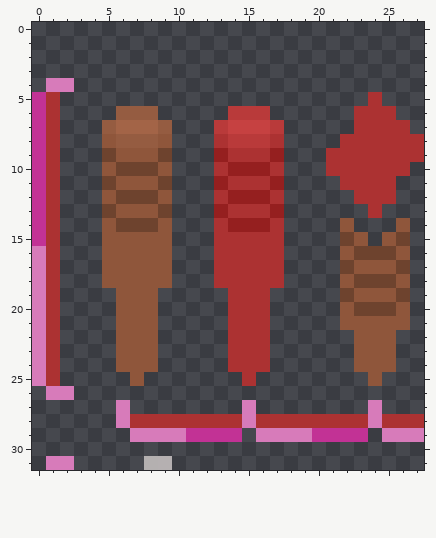
One commit to this pixel-art file: Cribbage/Assets/Art/Pegges.aseprite. The picture above was drawn from the file before the commit.
96x97 pixels, 1 frame. Colours within 5 levels of each other are drawn and written as one. Shown: x 0..27, y 0..31.
After the commit:
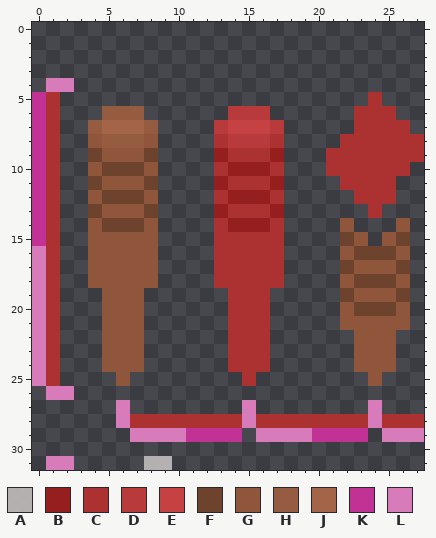
Palette (. is transparent): A #bcb7b7f0  B #951f1f  C #ac3232  D #b93a3a  E #c64141  F #6e432e  G #8f563b  H #955c41  J #a36447  K #c23295  L #d77bba
The exact change:
Colour F now appears in row 9 at x 4; in row 11 at x 4; in row 13 at x 4.
The author changed colour G to colour F in row 9 at x 8; in row 10 at x 5; in row 11 at x 8; in row 12 at x 5; in row 13 at x 8; in row 14 at x 5.
Colour G now appears in row 8 at x 4; in row 10 at x 4; in row 12 at x 4; in rows 14 to 18 at x 4; in rows 19 to 24 at x 5; in row 25 at x 6.
The author changed colour F to colour G in row 9 at x 5; in row 10 at x 8; in row 11 at x 5; in row 12 at x 8; in row 13 at x 5; in row 14 at x 8.
The author changed colour H to colour G in row 8 at x 8.
Colour H now appears in row 6 at x 5; in row 7 at x 4.
The author changed colour G to colour H in row 8 at x 5.
The author changed colour J to colour H in row 7 at x 8.
The author changed colour H to colour J in row 7 at x 5.
The author cleared colour F in row 9 at x 9; in row 11 at x 9; in row 13 at x 9.
The author cleared colour G in row 8 at x 9; in row 10 at x 9; in row 12 at x 9; in rows 14 to 18 at x 9; in rows 19 to 24 at x 8; in row 25 at x 7.
The author cleared colour H in row 6 at x 8; in row 7 at x 9.
Boxes around the changes in both pictures, in picture pixels (x1, y1, x2, y2):
changed: (88, 106, 172, 386)
